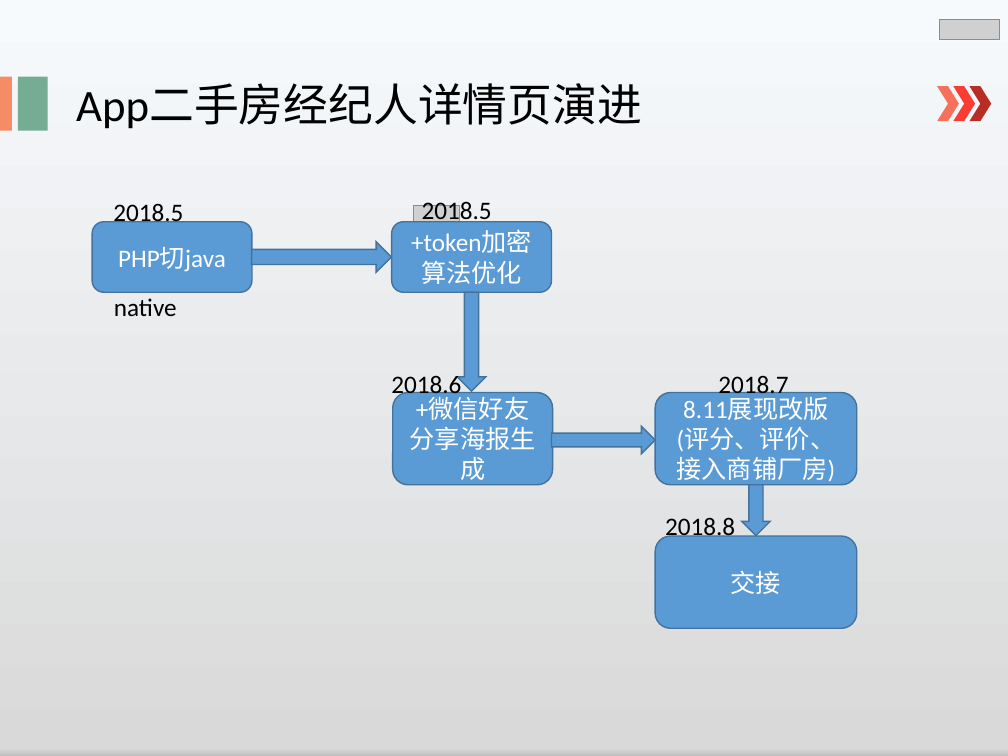
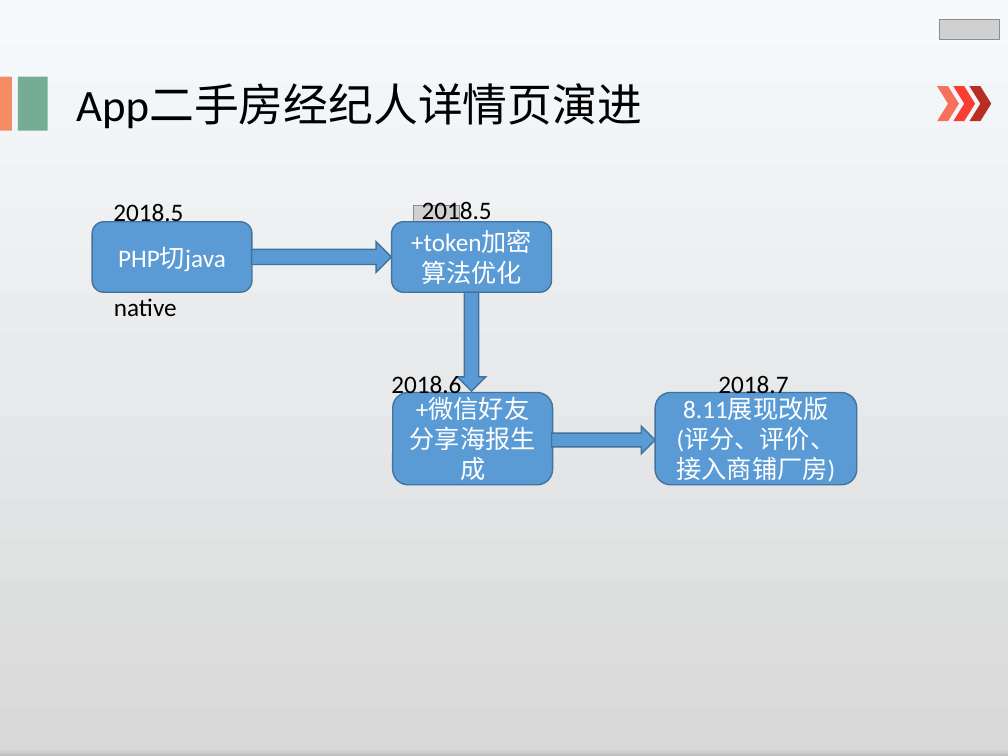
Before and after one commit to lspgithublxh/document, a slide deck: slide 4 of 业务文档跟踪/述职/shuzhi.pptx. Drawn at 1008x756 pixels with LibreOffice and Linux fonts; fonts in the diff are those of the drawing; grey boxes stand for pictures. Boxes give left, top, right and bottom in pixels: in the first picture for what was removed or moved away, otherwise in the second. Text is boxed around its words. In the diff, an @@ line names an element or a change of style, - is before the commit and + after.

```diff
--- a/业务文档跟踪/述职/shuzhi.pptx
+++ b/业务文档跟踪/述职/shuzhi.pptx
@@ down arrow removed at [742,485,770,535] @@
@@ rounded rectangle removed at [655,536,857,629] @@
-交接
@@ text removed at [665,518,735,541] @@
-2018.8
```
Also in this commit, not shown: 1 other slide changed, 2 slides added, 5 slides removed, 2 other files.
